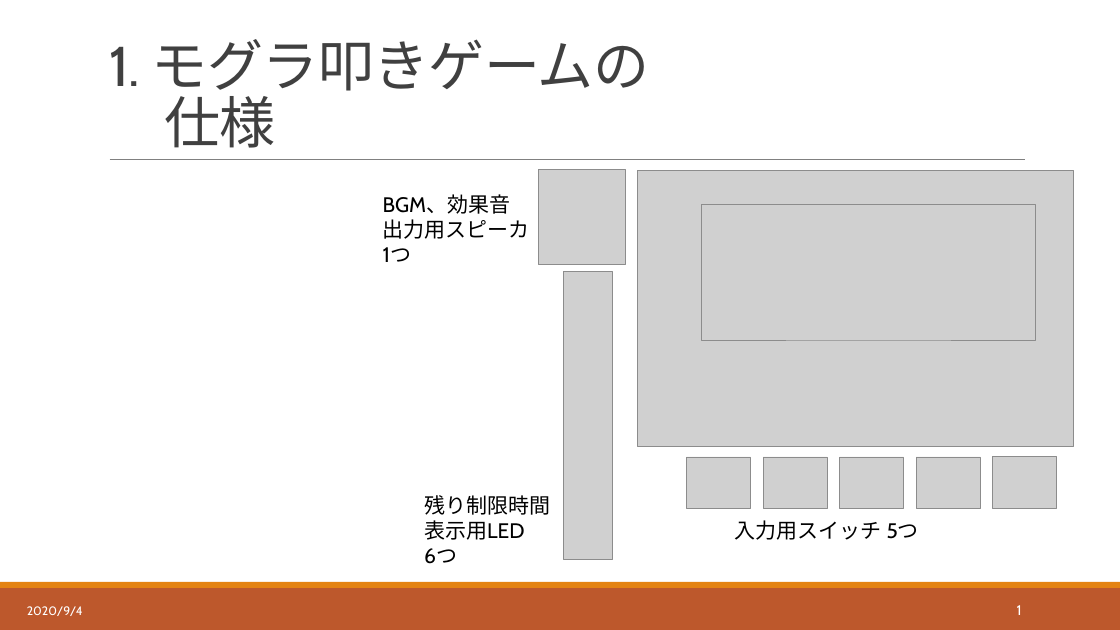
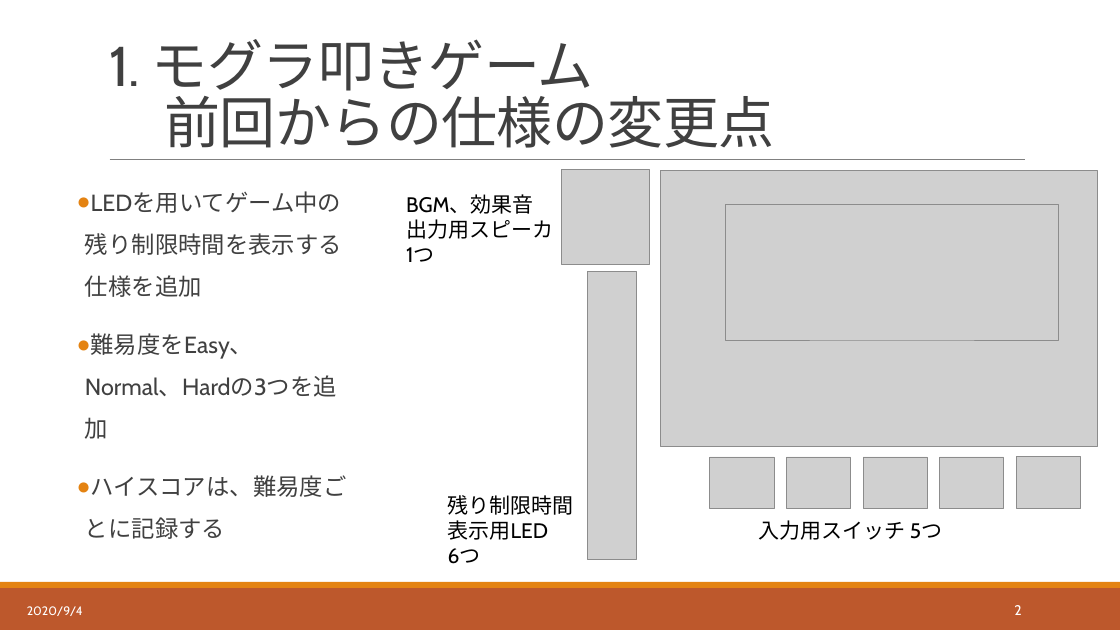
Before and after one commit to hakohumi/comp.train.whack-a-mole, a slide deck: slide 3 of 資料/設計書/発表資料/設計レビュー_発表資料.pptx (slide 2 before the commit). Drawn at 1120x630 pixels with LibreOffice and Linux fonts; fonts in the diff are those of the drawing; grey boxes stand for pictures. Boxes give left, top, right and bottom in pixels: in the first picture for what was removed or moved away, otherwise in the second. Text is boxed around its words. In the diff, an @@ line names an element or a change of style, - is before the commit and + after.

Commit message:
設計/レビュー発表資料作成 Fixes #75 仕様スライド、スライド順番、テスト仕様書スライド、前回からの変更点の追記

```diff
--- a/資料/設計書/発表資料/設計レビュー_発表資料.pptx
+++ b/資料/設計書/発表資料/設計レビュー_発表資料.pptx
@@ title at box(109, 39, 775, 148): text changed @@
-1. モグラ叩きゲームの
-仕様
+1. モグラ叩きゲーム
+前回からの仕様の変更点
@@ 9 pictures, 3 texts: place and size @@
-9 pictures, 3 texts at box(383, 169, 1074, 564)
+9 pictures, 3 texts at box(406, 169, 1097, 564)
@@ text added at box(85, 333, 347, 539), 20 pt, text #404040 @@
+● LEDを用いてゲーム中の残り制限時間を表示する仕様を追加
+● 難易度をEasy、Normal、Hardの3つを追加
+● ハイスコアは、難易度ごとに記録する
@@ page number at box(1014, 605, 1021, 615): text changed @@
-1
+2
```
Also in this commit, not shown: 4 other slides changed, 2 slides added.
